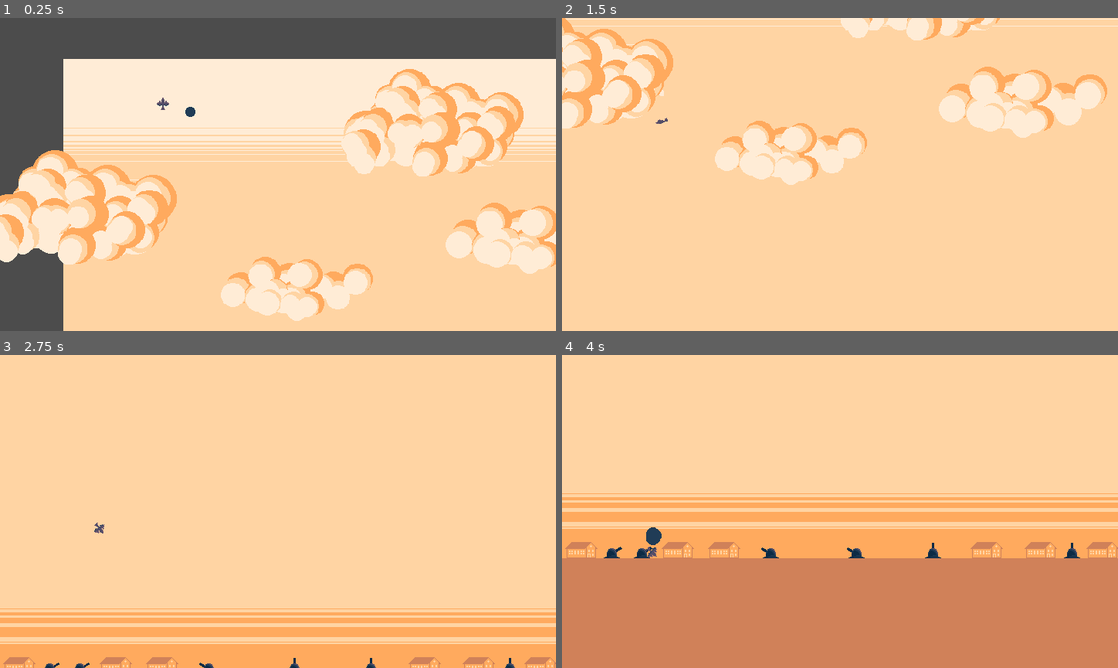
Above: before the commit, frames 1-4 (two rows, left to right).
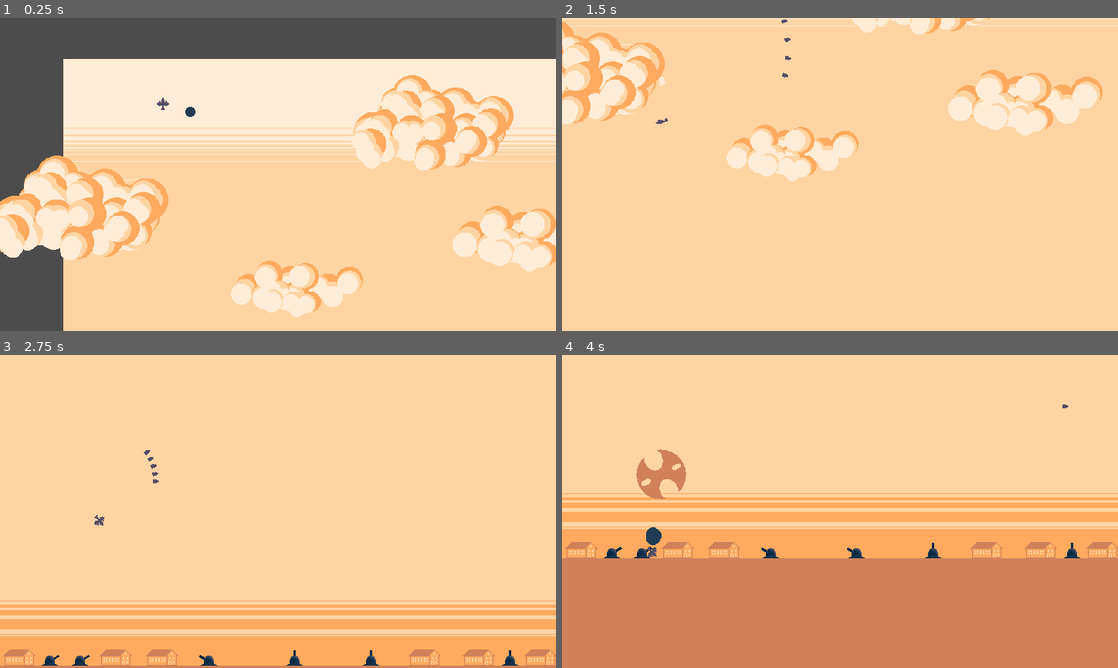
Above: after the commit, the same moments.

Repository: avalun/PWr_igd_2019
Game: Godot game, scene res://levels/testworld.tscn
The game is run twice, just before and just after one commit, with the same random seed, the same clock (stepped at 60 frames per second) and the same inputs.
Inputs:
- Up to frame 1 (0.25 s): no input
- Up to frame 2 (1.5 s): hold D (rotate_right) 0.53-1.28 s; hold Space (shoot) 0.53-1.28 s; hold A (rotate_left) from 1.28 s (still down); tap Space (shoot) at 1.35 s
- Up to frame 3 (2.75 s): release A (rotate_left) at 2.03 s; hold D (rotate_right) from 2.03 s (still down); hold Space (shoot) from 2.03 s (still down)
- Up to frame 4 (4 s): release D (rotate_right) at 2.78 s; release Space (shoot) at 2.78 s; hold W (accelerate) 2.78-3.53 s; tap Space (shoot) at 2.85 s; hold A (rotate_left) from 3.53 s (still down); hold Space (shoot) from 3.53 s (still down)

The runs differ from the first frame. In frame 1, 9.6% of the frame differs, in the area x 0-100%, y 16-97%; in frame 2, 5.8%; in frame 3, 10%, in the area x 0-100%, y 30-100%; in frame 4, 0.7%.

Commit message:
Added skyrod enemy, added difficulty factor, added various tweaks

Diff:
--- a/Assignment2_Godot/Globals.gd
+++ b/Assignment2_Godot/Globals.gd
@@ -2,3 +2,4 @@
 
 var current_camera = null
 var player = null
+var difficulty_factor = 0
--- a/Assignment2_Godot/entities/enemies/flak/flak.gd
+++ b/Assignment2_Godot/entities/enemies/flak/flak.gd
@@ -75,7 +75,7 @@
 func shoot(delta):
 	# Calculate target pos
 	var target_pos = tracked_body.global_position
-	target_pos += tracked_body.movement_vector * leading_factor
+	target_pos += tracked_body.movement_vector * leading_factor * Globals.difficulty_factor
 
 	var can_shoot = (target_pos - $barrel/spawn.global_position).length() > min_shooting_dist
 	can_shoot = can_shoot and $barrel.rotation_degrees > -max_barrel_rot-90 and $barrel.rotation_degrees < max_barrel_rot-90
--- a/Assignment2_Godot/entities/enemies/skyrod/skyrod.gd
+++ b/Assignment2_Godot/entities/enemies/skyrod/skyrod.gd
@@ -10,25 +10,42 @@
 func _ready():
 	$AnimationPlayer.play("play")
 
+
 # Called every frame. 'delta' is the elapsed time since the previous frame.
 func _process(delta):
-	global_position += movement_vector
 	if is_killed:
 		kill_timer -= delta
 		$Line2D.points[1].x *= (kill_timer * 0.5)
 		if kill_timer < 0:
 			queue_free()
 
+	else:
+		global_position += movement_vector
+
+		if global_position.x > 1200 or global_position.x < -100 \
+		or global_position.y < -600 or global_position.y > 1200:
+			is_killed = true
+
+
+func explode():
+	# Spawn Explosion
+		var node = explosion.instance()
+		get_tree().current_scene.add_child(node)
+		node.global_position = global_position
+
+		$Sprite.visible = false
+		$Sprite2.visible = false
+		$CollisionShape2D.set_deferred("disabled",true)
+		is_killed = true
+
 
 func _on_skyrod_body_entered(body):
 	if body.get_collision_mask_bit(2):
 		body.take_damage()
 		Globals.current_camera.shake(0.5, 40)
+		explode()
 
-		# Spawn Explosion
-		var node = explosion.instance()
-		get_tree().current_scene.add_child(node)
-		node.global_position = global_position
 
-		$Sprite.visible = false
-		is_killed = true
+func _on_skyrod_area_entered(area):
+	if area.get_collision_mask_bit(5):
+		explode()
--- a/Assignment2_Godot/entities/enemies/skyrod/skyrod.tscn
+++ b/Assignment2_Godot/entities/enemies/skyrod/skyrod.tscn
@@ -38,6 +38,7 @@
 }
 
 [node name="skyrod" type="Area2D"]
+collision_mask = 32769
 script = ExtResource( 1 )
 
 [node name="CollisionShape2D" type="CollisionShape2D" parent="."]
@@ -47,7 +48,7 @@
 [node name="Sprite" type="Sprite" parent="."]
 texture = ExtResource( 2 )
 hframes = 6
-frame = 4
+frame = 2
 
 [node name="AnimationPlayer" type="AnimationPlayer" parent="."]
 anims/play = SubResource( 1 )
@@ -56,7 +57,7 @@
 position = Vector2( -37, 0 )
 texture = ExtResource( 3 )
 hframes = 4
-frame = 3
+frame = 2
 
 [node name="Line2D" type="Line2D" parent="."]
 show_behind_parent = true
@@ -64,4 +65,5 @@
 width = 5.0
 default_color = Color( 1, 0.92549, 0.839216, 1 )
 texture_mode = 1
+[connection signal="area_entered" from="." to="." method="_on_skyrod_area_entered"]
 [connection signal="body_entered" from="." to="." method="_on_skyrod_body_entered"]
--- a/Assignment2_Godot/entities/environment/cloud.gd
+++ b/Assignment2_Godot/entities/environment/cloud.gd
@@ -10,8 +10,8 @@
 # Called when the node enters the scene tree for the first time.
 func _ready():
 	randomize()
-	speed = (randf() / 10.0) + 0.04
-	var scale_factor = 0.75 + randf() / 4.0
+	speed = (randf() / 40.0) + 0.05
+	var scale_factor = 0.6 + randf() / 3.0
 	scale = Vector2(scale_factor, scale_factor)
 
 # Called every frame. 'delta' is the elapsed time since the previous frame.
@@ -22,7 +22,15 @@
 
 
 func _on_Cloud_body_exited(body):
-	if body.get_collision_mask_bit(2):
+	handle_collision(body)
+
+
+func _on_Cloud_area_exited(area):
+	handle_collision(area)
+
+
+func handle_collision(body):
+	if body.get_collision_mask_bit(2) or body.get_collision_mask_bit(15):
 		var pos = body.global_position
 		var vel = body.movement_vector
 		var puff = scene_puff.instance()
--- a/Assignment2_Godot/entities/environment/cloud1.tscn
+++ b/Assignment2_Godot/entities/environment/cloud1.tscn
@@ -13,4 +13,5 @@
 [node name="Sprite" type="Sprite" parent="."]
 z_index = 10
 texture = ExtResource( 2 )
+[connection signal="area_exited" from="." to="." method="_on_Cloud_area_exited"]
 [connection signal="body_exited" from="." to="." method="_on_Cloud_body_exited"]
--- a/Assignment2_Godot/entities/environment/cloud2.tscn
+++ b/Assignment2_Godot/entities/environment/cloud2.tscn
@@ -13,4 +13,5 @@
 [node name="Sprite" type="Sprite" parent="."]
 z_index = 10
 texture = ExtResource( 2 )
+[connection signal="area_exited" from="." to="." method="_on_Cloud_area_exited"]
 [connection signal="body_exited" from="." to="." method="_on_Cloud_body_exited"]
--- a/Assignment2_Godot/entities/player/player.gd
+++ b/Assignment2_Godot/entities/player/player.gd
@@ -1,8 +1,5 @@
 extends KinematicBody2D
 
-# Declare member variables here. Examples:
-# var a = 2
-# var b = "text"
 var max_rotation_speed = 0.16
 var max_speed = 5
 var gravity = 3
@@ -24,7 +21,7 @@
 
 var shot = preload("res://entities/player/Shot.tscn")
 var shot_speed = 6
-var shot_cooldown = 1
+var shot_cooldown = 0.5
 var shot_timer = 0
 
 var smoke = preload("res://entities/player/smoke.tscn")
@@ -92,6 +89,7 @@
 			node.look_at(spawn.global_position)
 			node.movement_vector = node.transform.x * shot_speed + movement_vector * 0.1
 		shot_timer = shot_cooldown
+		Globals.current_camera.shake(0.2, 2)
 
 func take_damage():
 	health -= 1
--- a/Assignment2_Godot/entities/player/shot.gd
+++ b/Assignment2_Godot/entities/player/shot.gd
@@ -1,8 +1,5 @@
 extends Area2D
 
-# Declare member variables here. Examples:
-# var a = 2
-# var b = "text"
 var movement_vector = Vector2(0, 0)
 
 # Called when the node enters the scene tree for the first time.
@@ -13,5 +10,7 @@
 	global_position += movement_vector
 
 # Called every frame. 'delta' is the elapsed time since the previous frame.
-#func _process(delta):
-#	pass
+func _process(delta):
+	if global_position.x > 1200 or global_position.x < -100 \
+	or global_position.y < -600 or global_position.y > 1200:
+		queue_free()
--- a/Assignment2_Godot/levels/camera.gd
+++ b/Assignment2_Godot/levels/camera.gd
@@ -1,8 +1,4 @@
 extends Camera2D
-
-# Declare member variables here. Examples:
-# var a = 2
-# var b = "text"
 
 onready var player = get_node("../Player")
 var lookahead = 120
--- a/Assignment2_Godot/levels/level.gd
+++ b/Assignment2_Godot/levels/level.gd
@@ -4,10 +4,10 @@
 # var a = 2
 # var b = "text"
 var cloud_timer = Timer.new()
-var clouds_min_time = 13
-var clouds_wait_factor = 7
+var clouds_min_time = 15
+var clouds_wait_factor = 10
 var clouds_min_y = 50
-var clouds_max_y = 400
+var clouds_max_y = 450
 
 var scene_cloud1 = preload("res://entities/environment/cloud1.tscn")
 var scene_cloud2 = preload("res://entities/environment/cloud2.tscn")
@@ -16,8 +16,10 @@
 # Enemies
 var skyrod_scene = preload("res://entities/enemies/skyrod/skyrod.tscn")
 var skyrod_timer = Timer.new()
-var skyrod_cooldown = 1
+var skyrod_cooldown = 2
 var skyrod_speed = 8
+
+
 
 # Called when the node enters the scene tree for the first time.
 func _ready():
@@ -40,11 +42,11 @@
 func spawn_skyrod():
 	var node = skyrod_scene.instance()
 	add_child(node)
-	node.global_position = Vector2(rand_range(300, 660), 100)
-	var target = Globals.player.global_position + Globals.player.movement_vector * 10
+	node.global_position = Vector2(rand_range(300, 660), -300)
+	var target = Globals.player.global_position + Globals.player.movement_vector * 15 * Globals.difficulty_factor
 	node.look_at(target)
 	node.movement_vector = (target - node.global_position).normalized() * skyrod_speed
-	skyrod_timer.start(skyrod_cooldown + randf() * 5)
+	skyrod_timer.start(skyrod_cooldown + randf() * 5 - 1.5 * Globals.difficulty_factor)
 
 func spawn_clouds():
 	var node
